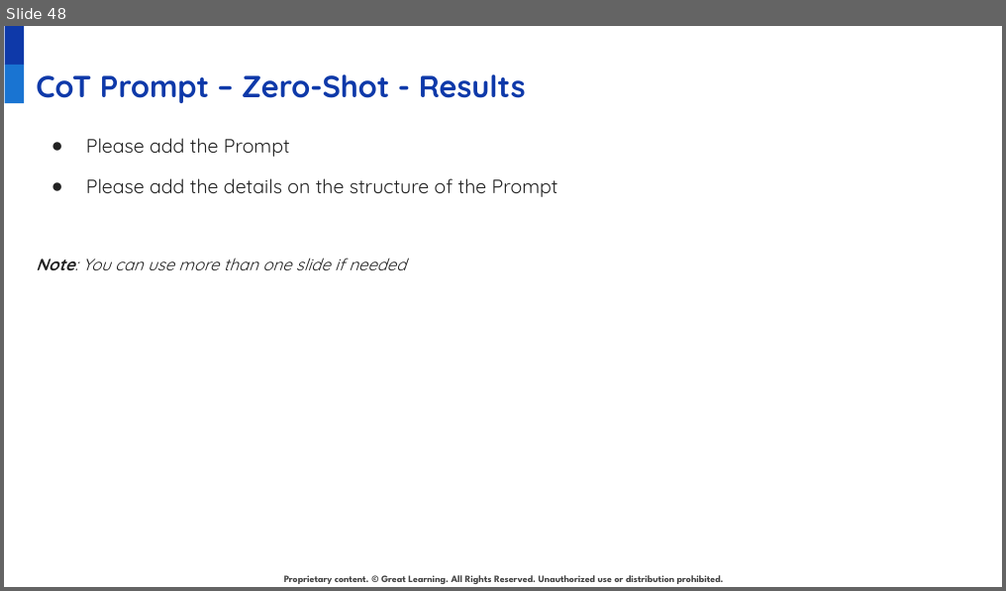
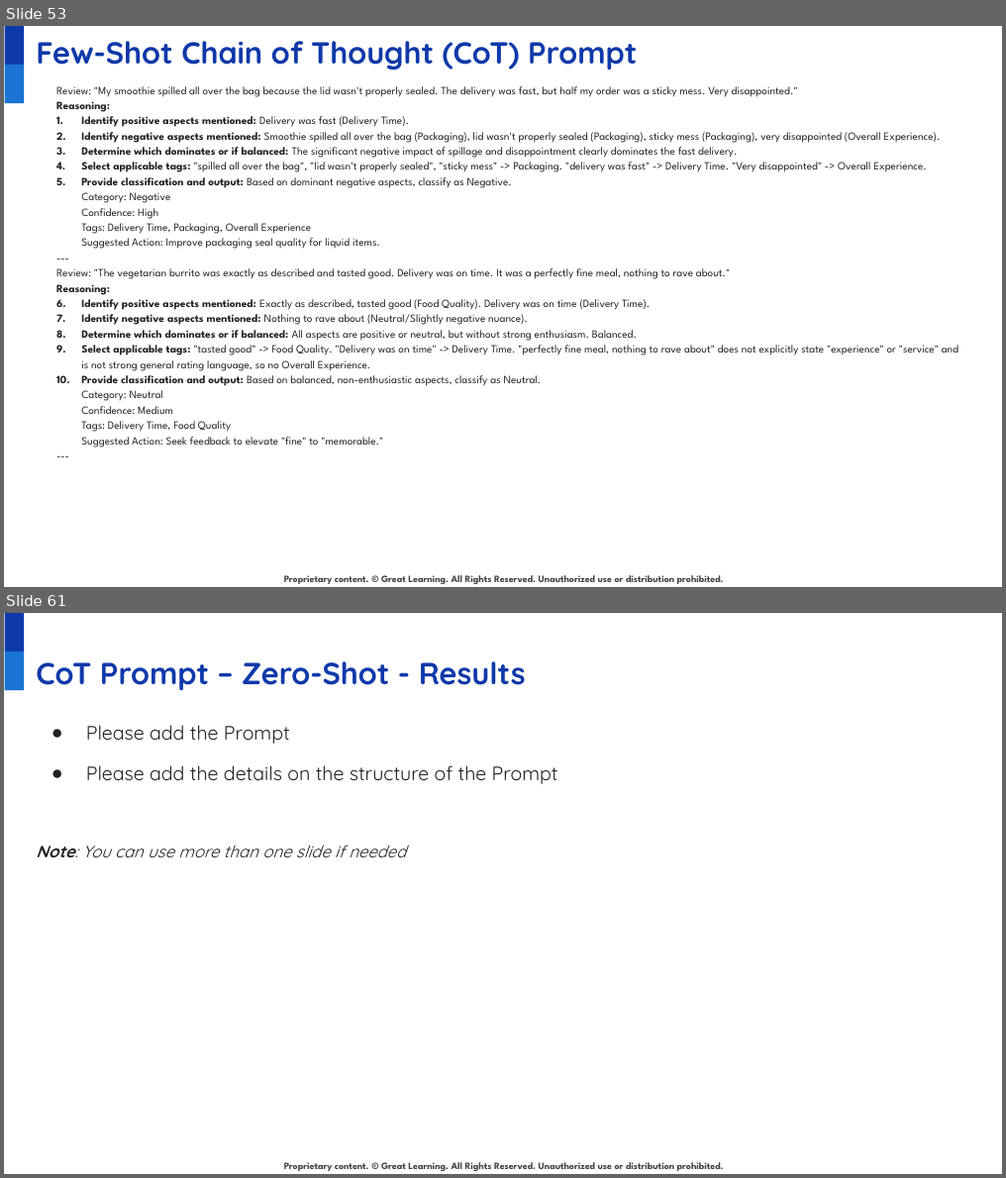
Before and after one commit to juanbucz/GreatLearning-TermProjects, a slide deck: GenAI-Powered Food Delivery Sentiment Analysis/Project Presentation - Business Applications of GenAI - John Buczkowski.pptx. Shown one above the other, each under a label of ours: slide 48 before the commit, slides 53 and 61 after it; the slides between them are not shown. The pictures are 1006x591 and 1006x1178 pixels, drawn with LibreOffice and Linux fonts; fonts in the diff are those of the drawing; background and template pictures are left out. Boxes give left, top, right and bottom in pixels: in the first picture for what was removed or moved away, otherwise in the second. Text is boxed around its words. In the diff, an @@ line names an element or a change of style, - is before the commit and + after.

Commit message:
GenAI - Food Delivery Sentiment Analysis - Zero-Shot and Few Shot Chain of Thought models

```diff
--- a/GenAI-Powered Food Delivery Sentiment Analysis/Project Presentation - Business Applications of GenAI - John Buczkowski.pptx
+++ b/GenAI-Powered Food Delivery Sentiment Analysis/Project Presentation - Business Applications of GenAI - John Buczkowski.pptx
@@ slide 53 added at (4,26,1002,587), background #FFFFFF; not listed: 3 template elements that a slide beside it also shows @@
@@ title added at (36,41,637,70), 22 pt, text #0E39A9, bold @@
+Few-Shot Chain of Thought (CoT) Prompt
@@ text added at (56,86,958,448), 8 pt, text #222222 @@
+Review: "My smoothie spilled all over the bag because the lid wasn't properly sealed. The delivery was fast, but half my order was a sticky mess. Very disappointed."
+Reasoning:
+1. Identify positive aspects mentioned: Delivery was fast (Delivery Time).
+2. Identify negative aspects mentioned: Smoothie spilled all over the bag (Packaging), lid wasn't properly sealed (Packaging), sticky mess (Packaging), very disappointed (Overall Experience).
+3. Determine which dominates or if balanced: The significant negative impact of spillage and disappointment clearly dominates the fast delivery.
+4. Select applicable tags: "spilled all over the bag", "lid wasn't properly sealed", "sticky mess" -> Packaging. "delivery was fast" -> Delivery Time. "Very disappointed" -> Overall Experience.
+5. Provide classification and output: Based on dominant negative aspects, classify as Negative.
+   Category: Negative
+   Confidence: High
+   Tags: Delivery Time, Packaging, Overall Experience
+   Suggested Action: Improve packaging seal quality for liquid items.
+---
+Review: "The vegetarian burrito was exactly as described and tasted good. Delivery was on time. It was a perfectly fine meal, nothing to rave about."
+Reasoning:
+1. Identify positive aspects mentioned: Exactly as described, tasted good (Food Quality). Delivery was on time (Delivery Time).
+2. Identify negative aspects mentioned: Nothing to rave about (Neutral/Slightly negative nuance).
+3. Determine which dominates or if balanced: All aspects are positive or neutral, but without strong enthusiasm. Balanced.
+4. Select applicable tags: "tasted good" -> Food Quality. "Delivery was on time" -> Delivery Time. "perfectly fine meal, nothing to rave about" does not explicitly state "experience" or "service" and is not strong general rating language, so no Overall Experience.
+5. Provide classification and output: Based on balanced, non-enthusiastic aspects, classify as Neutral.
+   Category: Neutral
+   Confidence: Medium
+   Tags: Delivery Time, Food Quality
+   Suggested Action: Seek feedback to elevate "fine" to "memorable."
+---
@@ what was slide 48 is now slide 61 @@
```
Also in this commit, not shown: 6 slides changed, 12 other slides added, 4 other files.
